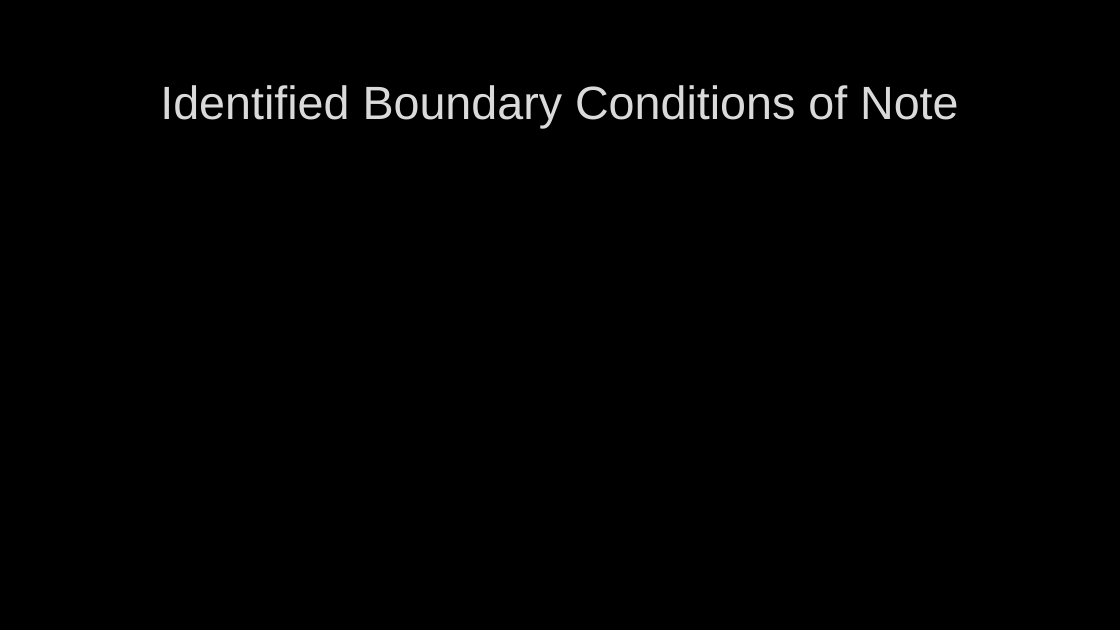
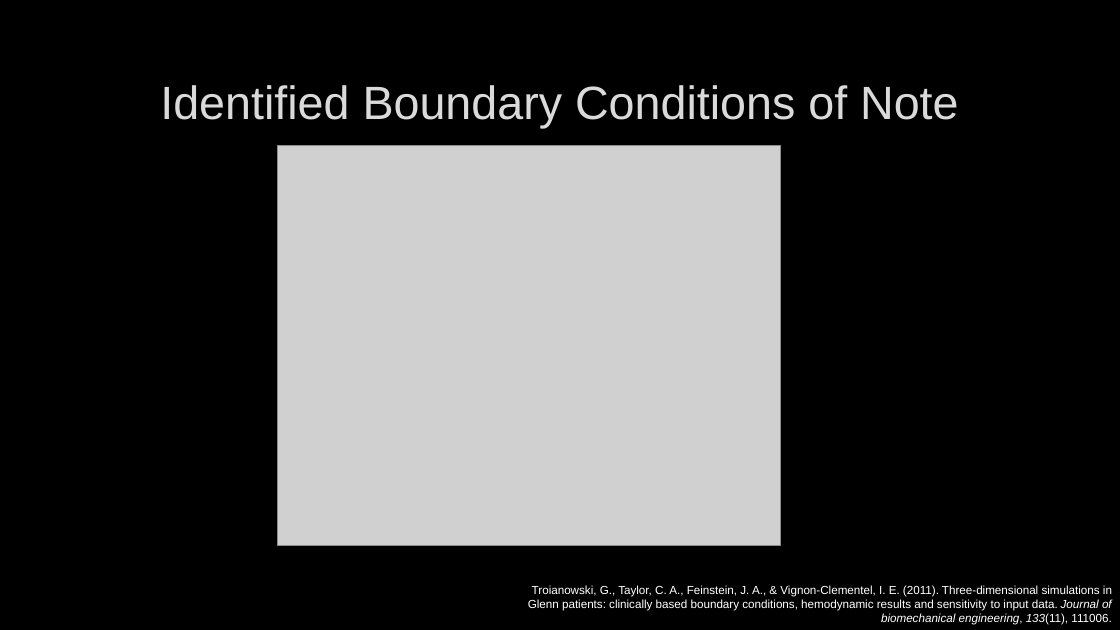
Before and after one commit to csapidus/modified-fontan, a slide deck: slide 4 of administrative/BMED 4699, Mahdi Al-Husseini.pptx. Drawn at 1120x630 pixels with LibreOffice and Linux fonts; fonts in the diff are those of the drawing; grey boxes stand for pictures; background and template pictures are left out. Boxes give left, top, right and bottom in pixels: in the first picture for what was removed or moved away, otherwise in the second. Text is boxed around its words. In the diff, an @@ line names an element or a change of style, - is before the commit and + after.

```diff
--- a/administrative/BMED 4699, Mahdi Al-Husseini.pptx
+++ b/administrative/BMED 4699, Mahdi Al-Husseini.pptx
@@ picture added at <box>277,145,781,545</box> @@
@@ text added at <box>528,585,1112,625</box>, 10 pt, text #FFFFFF @@
+Troianowski, G., Taylor, C. A., Feinstein, J. A., & Vignon-Clementel, I. E. (2011). Three-dimensional simulations in Glenn patients: clinically based boundary conditions, hemodynamic results and sensitivity to input data. Journal of biomechanical engineering, 133(11), 111006.
```
Also in this commit, not shown: 4 other slides changed, 1 slide added, 21 other files.
